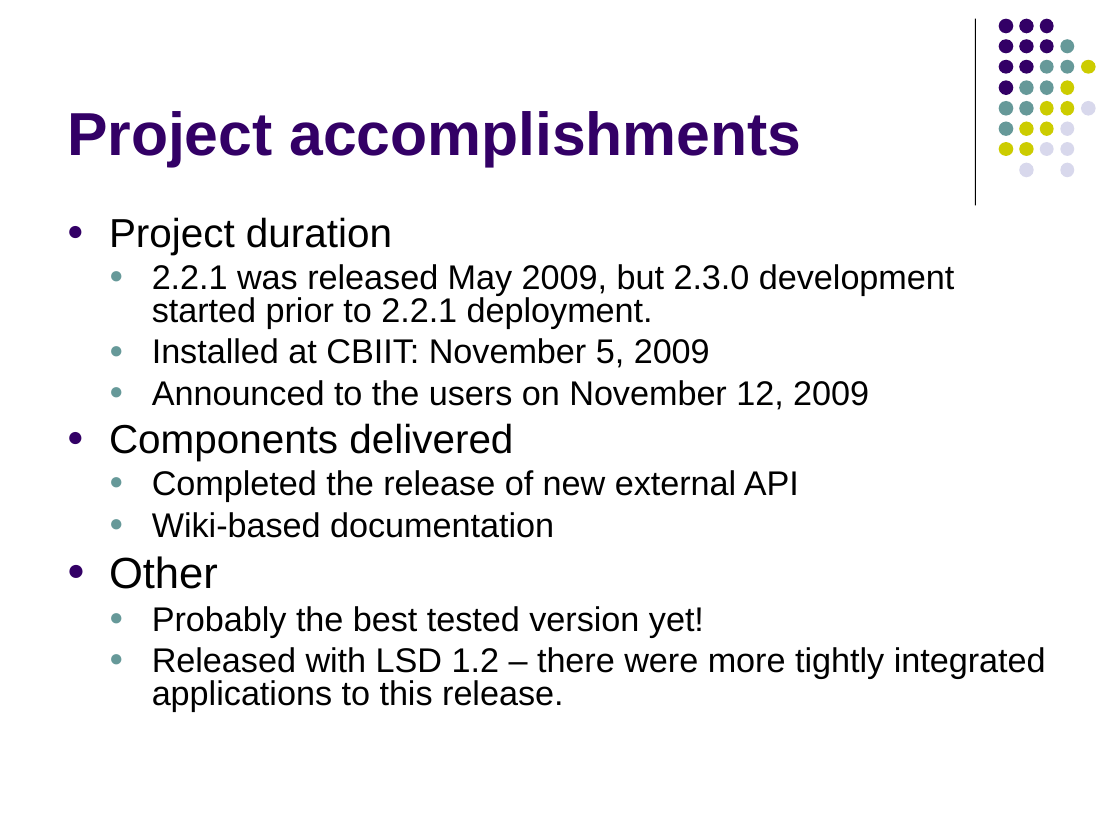
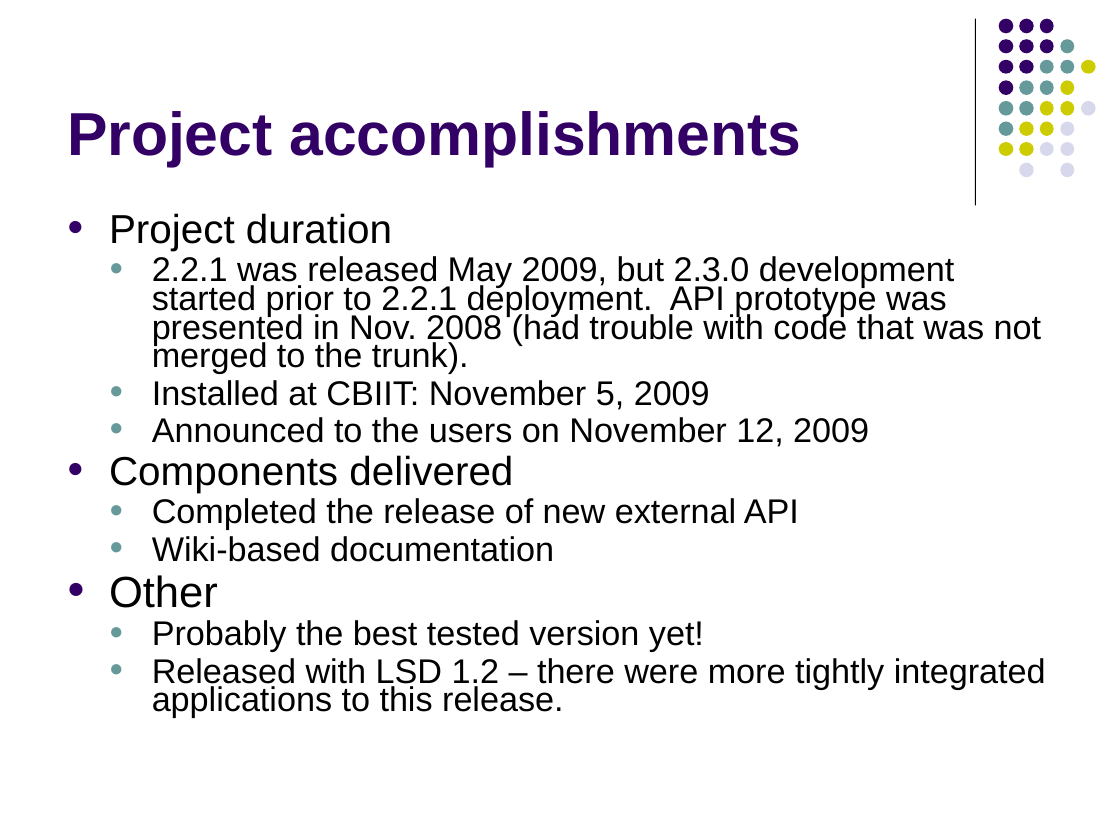
Before and after one commit to NCIP/caarray-docs, a slide deck: slide 3 of project_management/reports/2.3.0_project_portmortem.ppt. Drawn at 1120x840 pixels with LibreOffice and Linux fonts; fonts in the diff are those of the drawing. Boxes give left, top, right and bottom in pixels: in the first picture for what was removed or moved away, otherwise in the second. Text is boxed around its words. In the diff, an @@ line names an element or a change of style, - is before the commit and + after.

Commit message:
updated w/ documentation and systems input.

```diff
--- a/project_management/reports/2.3.0_project_portmortem.ppt
+++ b/project_management/reports/2.3.0_project_portmortem.ppt
@@ text at (x1=109, y1=213, x2=1046, y2=718): line spacing 0.8 to 0.7 @@
@@ text at (x1=152, y1=256, x2=1041, y2=374): text changed @@
-  ● 2.2.1 was released May 2009, but 2.3.0 development started prior to 2.2.1 deployment.
+  ● 2.2.1 was released May 2009, but 2.3.0 development started prior to 2.2.1 deployment. API prototype was presented in Nov. 2008 (had trouble with code that was not merged to the trunk).
```
Also in this commit, not shown: 4 other slides changed, 4 slides added.
